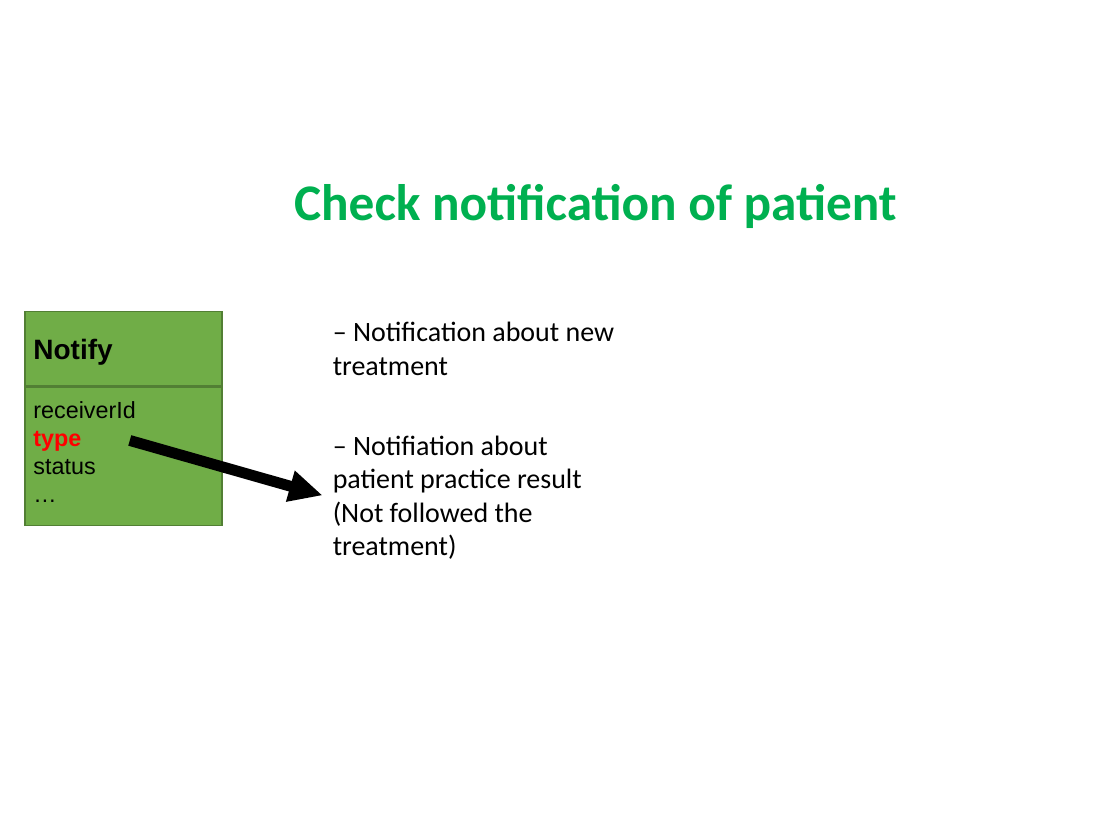
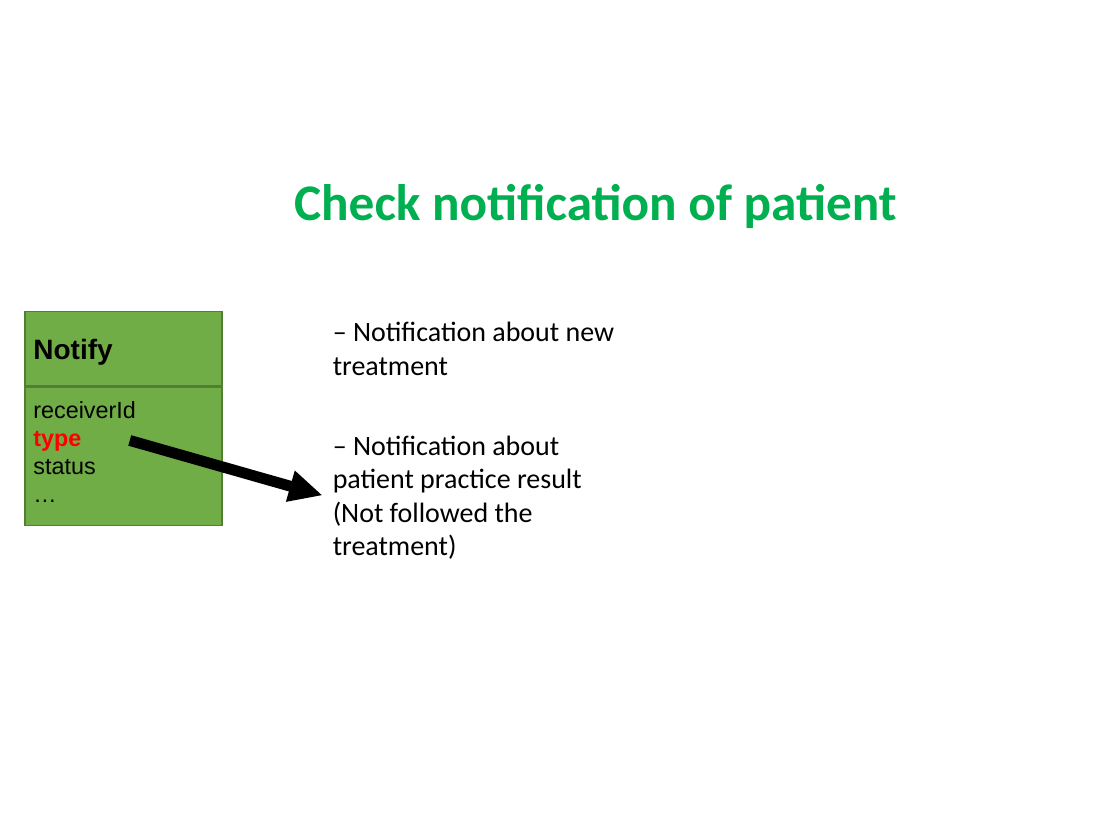
Before and after one commit to quantdse60878/HSTS, a slide deck: slide 20 of docs/Temperature Presentation/Khuong/khuong.pptx. Drawn at 1120x840 pixels with LibreOffice and Linux fonts; fonts in the diff are those of the drawing. Boxes give left, top, right and bottom in pixels: in the first picture for what was removed or moved away, otherwise in the second. Text is boxed around its words. In the diff, an @@ line names an element or a change of style, - is before the commit and + after.

```diff
--- a/docs/Temperature Presentation/Khuong/khuong.pptx
+++ b/docs/Temperature Presentation/Khuong/khuong.pptx
@@ text at (333, 435, 582, 559): text changed @@
-– Notifiation about patient practice result (Not followed the treatment)
+– Notification about patient practice result (Not followed the treatment)
```
Also in this commit, not shown: 16 other slides changed, 4 slides added.
